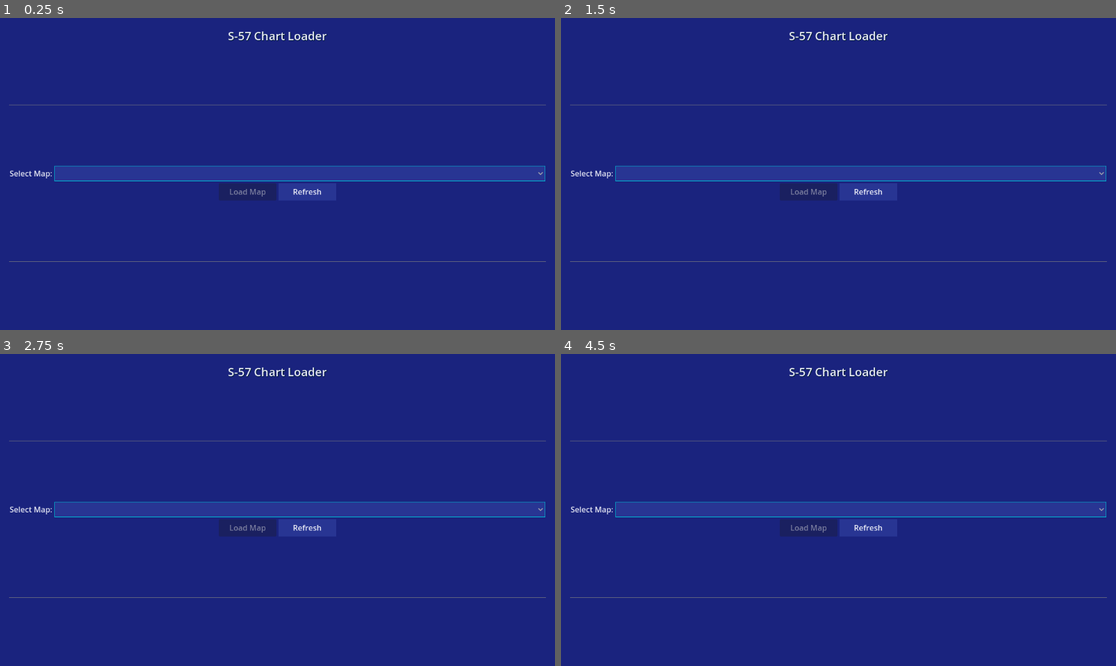
Above: before the commit, frames 1-4 (two rows, left to right).
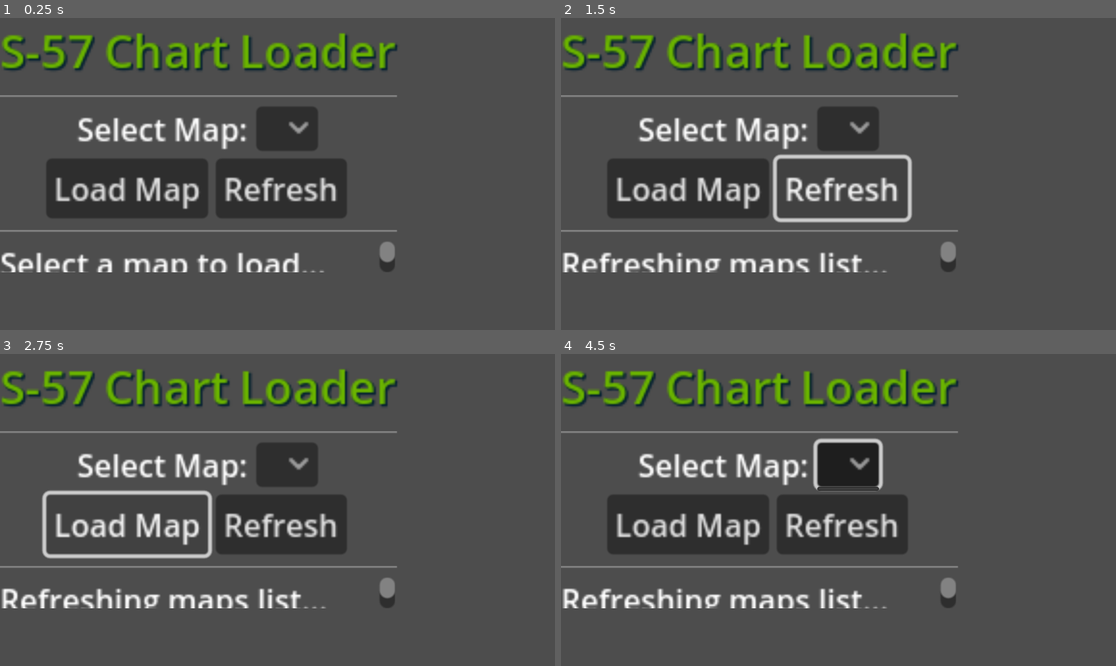
Above: after the commit, the same moments.

Repository: teakdemir/Godot_S57
Game: Godot game, scene res://scenes/WORLD/Main.tscn
Same seed, same stepped clock (60 frames per second), same inputs: the game is played once before the commit and once after it. The project has no main scene, so this scene is started directly.
Inputs (mouse positions are in pixels of both pictures, inside the frame that each line leads up to; where the layout moved, square brackets give the same spot in the first picture):
- Up to frame 1 (0.25 s): no input
- Up to frame 2 (1.5 s): click (849, 127) [860, 174] at 0.5 s; click "Refresh" at 1.25 s
- Up to frame 3 (2.75 s): click (127, 525) at 2 s, where only the run after the commit has a clickable "Load Map"
- Up to frame 4 (4.5 s): click (849, 463) [860, 510] at 2.75 s; click "Refresh" at 3.5 s; click (849, 463) [860, 510] at 4.25 s

The runs differ from the first frame. In frame 1, 100% of the frame differs, in the area x 0-100%, y 0-100%; in frame 2, 100%; in frame 3, 100%; in frame 4, 100%.

Commit message:
Revert "butonlar bozuldu"
This reverts commit 5294c1c7563ddadbef42a200471f6185ba302449.

Diff:
--- a/godot_s57/Scripts/WORLD_sc/UI.gd
+++ b/godot_s57/Scripts/WORLD_sc/UI.gd
@@ -4,34 +4,23 @@
 signal map_selected(map_id: int)
 signal refresh_requested
 
-@onready var map_dropdown: OptionButton = $MainMargin/VBoxContainer/HBoxContainer/MapDropdown
-@onready var load_button: Button = $MainMargin/VBoxContainer/HBoxContainer2/LoadButton
-@onready var refresh_button: Button = $MainMargin/VBoxContainer/HBoxContainer2/RefreshButton
-@onready var info_label: RichTextLabel = $MainMargin/VBoxContainer/InfoArea/InfoLabel
+@onready var map_dropdown: OptionButton = $VBoxContainer/HBoxContainer/MapDropdown
+@onready var load_button: Button = $VBoxContainer/HBoxContainer2/LoadButton
+@onready var refresh_button: Button = $VBoxContainer/HBoxContainer2/RefreshButton
+@onready var info_label: RichTextLabel = $VBoxContainer/InfoLabel
 
 var available_maps: Array[MapData.ChartInfo] = []
 var selected_map_id: int = -1
 
 func _ready():
-	# Null check before connecting
-	if map_dropdown:
-		map_dropdown.item_selected.connect(_on_map_selected)
-	if load_button:
-		load_button.pressed.connect(_on_load_pressed)
-	if refresh_button:
-		refresh_button.pressed.connect(_on_refresh_pressed)
+	load_button.pressed.connect(_on_load_pressed)
+	refresh_button.pressed.connect(_on_refresh_pressed)
+	map_dropdown.item_selected.connect(_on_map_selected)
 
-	# Safe text assignment
-	if info_label:
-		info_label.text = "Maritime Chart Analyzer Ready"
-
-	if load_button:
-		load_button.disabled = true
+	load_button.disabled = true
+	info_label.text = "Select a map to load..."
 
 func populate_maps(maps_data: Array):
-	if not map_dropdown or not info_label:
-		return
-
 	available_maps.clear()
 	map_dropdown.clear()
 
@@ -39,47 +28,50 @@
 		var chart_info = MapData.ChartInfo.new(map_data)
 		available_maps.append(chart_info)
 
-		var display_text = chart_info.map_name + " | " + str(int(chart_info.seaare_area_km2)) + "km²"
+		var display_text = chart_info.map_name + " (" + str(chart_info.seaare_area_km2) + " km²)"
 		map_dropdown.add_item(display_text)
 		map_dropdown.set_item_metadata(map_dropdown.get_item_count() - 1, chart_info.id)
 
 	info_label.text = "Found " + str(available_maps.size()) + " maps. Select one to load."
-	if load_button:
-		load_button.disabled = available_maps.is_empty()
+	load_button.disabled = available_maps.is_empty()
 
 func _on_map_selected(index: int):
-	if not info_label or not load_button:
-		return
-
 	if index >= 0 and index < available_maps.size():
 		selected_map_id = map_dropdown.get_item_metadata(index)
 		var selected_chart = available_maps[index]
 
-		var info_text = "Selected: " + selected_chart.map_name + "\n"
-		info_text += "Sea Area: " + str(selected_chart.seaare_area_km2) + " km²\n"
-		info_text += "Objects: " + str(selected_chart.total_objects)
+		info_label.text = "Selected: " + selected_chart.map_name + "\n"
+		info_label.text += "SEAARE Area: " + str(selected_chart.seaare_area_km2) + " km²\n"
+		info_label.text += "Objects: " + str(selected_chart.total_objects) + "\n"
+		info_label.text += "Scale will be: " + calculate_scale_info(selected_chart.seaare_area_km2)
 
-		info_label.text = info_text
 		load_button.disabled = false
 
+func calculate_scale_info(seaare_area: float) -> String:
+	if seaare_area < 100:
+		return "1:500 (Coastal Detail)"
+	elif seaare_area < 1000:
+		return "1:1000 (Approach Chart)"
+	elif seaare_area < 10000:
+		return "1:2000 (Regional Chart)"
+	else:
+		return "1:5000 (General Chart)"
+
 func _on_load_pressed():
-	if selected_map_id > 0 and info_label and load_button:
+	if selected_map_id > 0:
 		info_label.text += "\n\nLoading map..."
 		load_button.disabled = true
 		map_selected.emit(selected_map_id)
 
 func _on_refresh_pressed():
-	if info_label and map_dropdown and load_button:
-		info_label.text = "Refreshing maps list..."
-		map_dropdown.clear()
-		load_button.disabled = true
-		refresh_requested.emit()
+	info_label.text = "Refreshing maps list..."
+	map_dropdown.clear()
+	load_button.disabled = true
+	refresh_requested.emit()
 
 func show_loading_status(message: String):
-	if info_label:
-		info_label.text += "\n" + message
+	info_label.text += "\n" + message
 
 func show_error(error_message: String):
-	if info_label and load_button:
-		info_label.text += "\nError: " + error_message
-		load_button.disabled = false
+	info_label.text += "\nError: " + error_message
+	load_button.disabled = false
--- a/godot_s57/scenes/WORLD/UI.tscn
+++ b/godot_s57/scenes/WORLD/UI.tscn
@@ -1,26 +1,8 @@
-[gd_scene load_steps=6 format=3 uid="uid://bxy5yokaue7dw"]
+[gd_scene load_steps=3 format=3 uid="uid://bxy5yokaue7dw"]
 
 [ext_resource type="Script" uid="uid://lpr03b0pbhcq" path="res://Scripts/WORLD_sc/UI.gd" id="1_hfun2"]
 
 [sub_resource type="Theme" id="Theme_hfun2"]
-
-[sub_resource type="StyleBoxFlat" id="StyleBoxFlat_hfun2"]
-bg_color = Color(0.156863, 0.207843, 0.576471, 1)
-border_width_left = 1
-border_width_top = 1
-border_width_right = 1
-border_width_bottom = 1
-border_color = Color(0, 0.737255, 0.831373, 1)
-
-[sub_resource type="StyleBoxFlat" id="StyleBoxFlat_pear7"]
-bg_color = Color(0, 0.737255, 0.831373, 1)
-corner_radius_top_left = 4
-corner_radius_top_right = 4
-corner_radius_bottom_right = 4
-corner_radius_bottom_left = 4
-
-[sub_resource type="StyleBoxFlat" id="StyleBoxFlat_lwh8l"]
-bg_color = Color(0.156863, 0.207843, 0.576471, 1)
 
 [node name="Ui" type="Control"]
 layout_mode = 3
@@ -31,101 +13,65 @@
 grow_vertical = 2
 script = ExtResource("1_hfun2")
 
-[node name="BackGround" type="ColorRect" parent="."]
-layout_mode = 1
-anchors_preset = 15
-anchor_right = 1.0
-anchor_bottom = 1.0
-grow_horizontal = 2
-grow_vertical = 2
-color = Color(0.101961, 0.137255, 0.494118, 1)
-
-[node name="MainMargin" type="MarginContainer" parent="."]
-layout_mode = 1
-anchors_preset = 15
-anchor_right = 1.0
-anchor_bottom = 1.0
-grow_horizontal = 2
-grow_vertical = 2
-theme_override_constants/margin_left = 20
-theme_override_constants/margin_top = 20
-theme_override_constants/margin_right = 20
-theme_override_constants/margin_bottom = 20
-
-[node name="VBoxContainer" type="VBoxContainer" parent="MainMargin"]
-layout_mode = 2
+[node name="VBoxContainer" type="VBoxContainer" parent="."]
+layout_mode = 0
+offset_right = 156.0
+offset_bottom = 132.0
+scale = Vector2(4, 4)
 theme = SubResource("Theme_hfun2")
 
-[node name="HBoxContainer3" type="HBoxContainer" parent="MainMargin/VBoxContainer"]
+[node name="HBoxContainer3" type="HBoxContainer" parent="VBoxContainer"]
 layout_mode = 2
 alignment = 1
 
-[node name="Label" type="Label" parent="MainMargin/VBoxContainer/HBoxContainer3"]
+[node name="Label" type="Label" parent="VBoxContainer/HBoxContainer3"]
 layout_mode = 2
-theme_override_colors/font_color = Color(0.909804, 0.917647, 0.964706, 1)
+theme_override_colors/font_color = Color(0.415686, 0.701961, 0, 1)
 theme_override_colors/font_shadow_color = Color(0, 0.113725, 0.188235, 1)
 theme_override_font_sizes/font_size = 24
 text = "S-57 Chart Loader"
 horizontal_alignment = 1
 vertical_alignment = 1
 
-[node name="HSeparator" type="HSeparator" parent="MainMargin/VBoxContainer"]
+[node name="HSeparator" type="HSeparator" parent="VBoxContainer"]
 layout_direction = 2
 layout_mode = 2
 size_flags_vertical = 3
 
-[node name="HBoxContainer" type="HBoxContainer" parent="MainMargin/VBoxContainer"]
+[node name="HBoxContainer" type="HBoxContainer" parent="VBoxContainer"]
 layout_mode = 2
-size_flags_vertical = 4
 alignment = 1
 
-[node name="Label" type="Label" parent="MainMargin/VBoxContainer/HBoxContainer"]
+[node name="Label" type="Label" parent="VBoxContainer/HBoxContainer"]
 layout_mode = 2
-theme_override_colors/font_color = Color(0.909804, 0.917647, 0.964706, 1)
 text = "Select Map:"
 horizontal_alignment = 1
 vertical_alignment = 1
 
-[node name="MapDropdown" type="OptionButton" parent="MainMargin/VBoxContainer/HBoxContainer"]
-custom_minimum_size = Vector2(400, 32)
+[node name="MapDropdown" type="OptionButton" parent="VBoxContainer/HBoxContainer"]
 layout_mode = 2
-size_flags_horizontal = 3
-theme_override_colors/font_color = Color(0.909804, 0.917647, 0.964706, 1)
-theme_override_styles/normal = SubResource("StyleBoxFlat_hfun2")
 
-[node name="HBoxContainer2" type="HBoxContainer" parent="MainMargin/VBoxContainer"]
+[node name="HBoxContainer2" type="HBoxContainer" parent="VBoxContainer"]
 layout_mode = 2
-size_flags_vertical = 4
 alignment = 1
 
-[node name="LoadButton" type="Button" parent="MainMargin/VBoxContainer/HBoxContainer2"]
-custom_minimum_size = Vector2(120, 36)
+[node name="LoadButton" type="Button" parent="VBoxContainer/HBoxContainer2"]
 layout_mode = 2
-theme_override_colors/font_color = Color(0.909804, 0.917647, 0.964706, 1)
-theme_override_styles/normal = SubResource("StyleBoxFlat_pear7")
 text = "Load Map"
 icon_alignment = 1
 
-[node name="RefreshButton" type="Button" parent="MainMargin/VBoxContainer/HBoxContainer2"]
-custom_minimum_size = Vector2(120, 36)
+[node name="RefreshButton" type="Button" parent="VBoxContainer/HBoxContainer2"]
 layout_mode = 2
-theme_override_colors/font_color = Color(0.909804, 0.917647, 0.964706, 1)
-theme_override_styles/normal = SubResource("StyleBoxFlat_lwh8l")
 text = "Refresh"
 icon_alignment = 1
 
-[node name="HSeparator2" type="HSeparator" parent="MainMargin/VBoxContainer"]
+[node name="HSeparator2" type="HSeparator" parent="VBoxContainer"]
 layout_mode = 2
 size_flags_vertical = 3
 
-[node name="InfoArea" type="ScrollContainer" parent="MainMargin"]
+[node name="InfoLabel" type="RichTextLabel" parent="VBoxContainer"]
 layout_mode = 2
-
-[node name="InfoLabel" type="RichTextLabel" parent="MainMargin/InfoArea"]
-layout_mode = 2
-size_flags_horizontal = 3
 size_flags_vertical = 3
-theme_override_colors/default_color = Color(0.909804, 0.917647, 0.964706, 1)
-theme_override_font_sizes/normal_font_size = 14
-bbcode_enabled = true
-fit_content = true
+size_flags_stretch_ratio = 10.0
+text = "Loading Maps..."
+tab_size = 10
